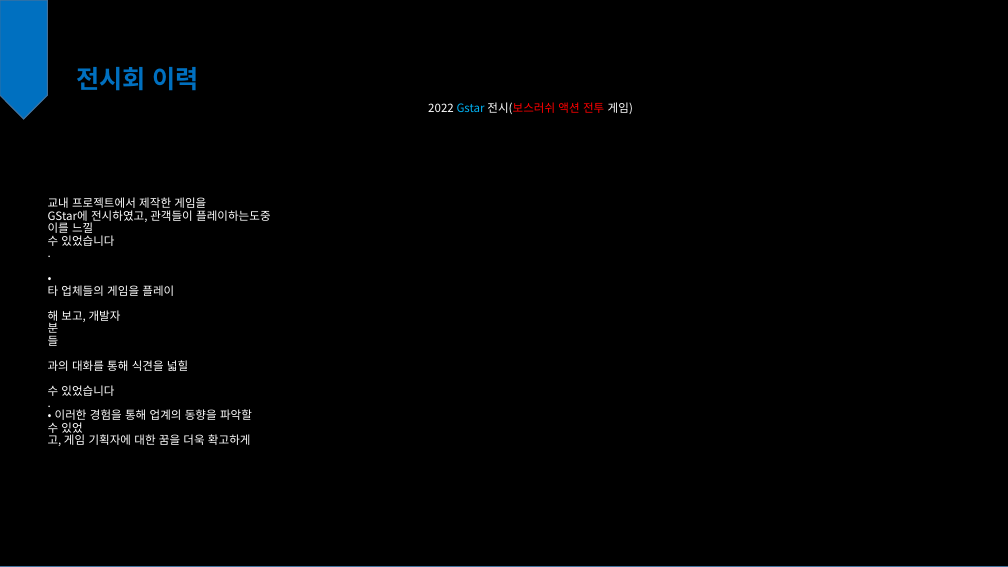
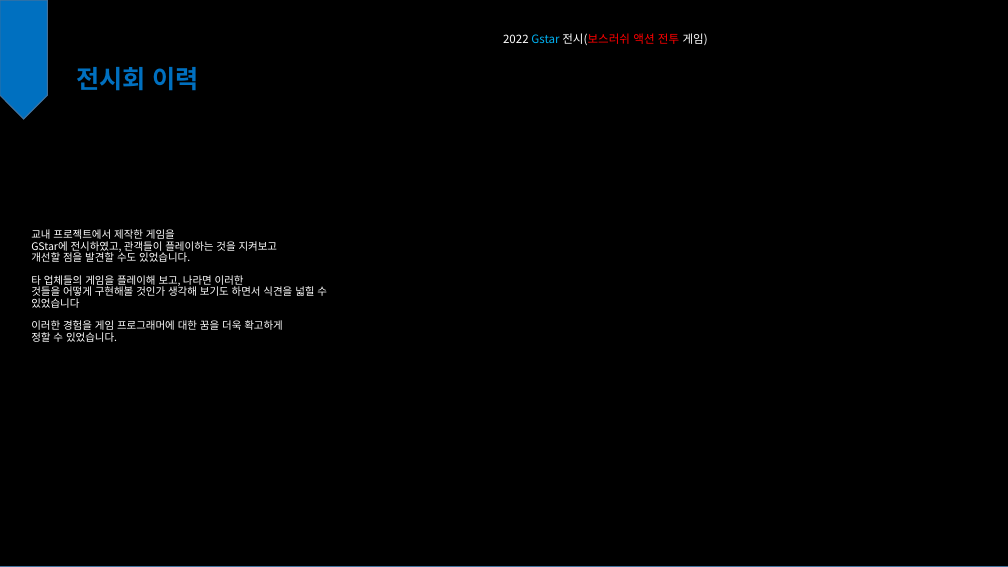
Before and after one commit to MikangMark/Sls, a slide deck: slide 4 of 포폴개요문서.pptx. Drawn at 1008x567 pixels with LibreOffice and Linux fonts; fonts in the diff are those of the drawing. Boxes give left, top, right and bottom in pixels: in the first picture for what was removed or moved away, otherwise in the second. Text is boxed around its words. In the diff, an @@ line names an element or a change of style, - is before the commit and + after.

```diff
--- a/포폴개요문서.pptx
+++ b/포폴개요문서.pptx
@@ text "2022 Gstar 전시(보스러쉬 액션 전투 ...": place and size @@
-text "2022 Gstar 전시(보스러쉬 액션 전투 ..." at bbox=[428, 102, 633, 114]
+text "2022 Gstar 전시(보스러쉬 액션 전투 ..." at bbox=[503, 33, 708, 45]
@@ text "2022 Gstar 전시(보스러쉬 액션 전투 ..." at bbox=[503, 33, 708, 45]: alignment left to centre @@
@@ text at bbox=[31, 229, 327, 342]: text changed; size 11 to 10 pt @@
-교내 프로젝트에서 제작한 게임을
-GStar에 전시하였고, 관객들이 플레이하는도중
-이를 느낄
-수 있었습니다
-.
-•
-타 업체들의 게임을 플레이
-해 보고, 개발자
-분
-들
-과의 대화를 통해 식견을 넓힐
-수 있었습니다
-.
-• 이러한 경험을 통해 업계의 동향을 파악할
-수 있었
-고, 게임 기획자에 대한 꿈을 더욱 확고하게
+교내 프로젝트에서 제작한 게임을
+GStar에 전시하였고, 관객들이 플레이하는 것을 지켜보고
+개선할 점을 발견할 수도 있었습니다.
+타 업체들의 게임을 플레이해 보고, 나라면 이러한 것들을 어떻게 구현해볼 것인가 생각해 보기도 하면서 식견을 넓힐 수 있었습니다
+이러한 경험을 게임 프로그래머에 대한 꿈을 더욱 확고하게
+정할 수 있었습니다.
```
Also in this commit, not shown: 1 slide added, 6 other files.
